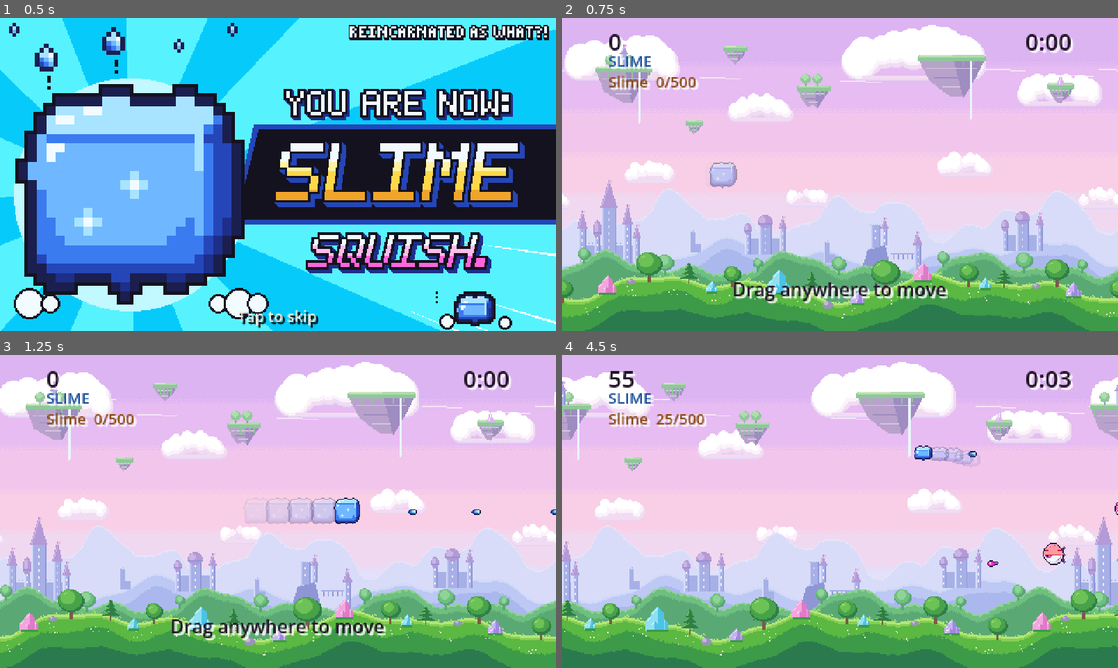
Above: before the commit, frames 1-4 (two rows, left to right).
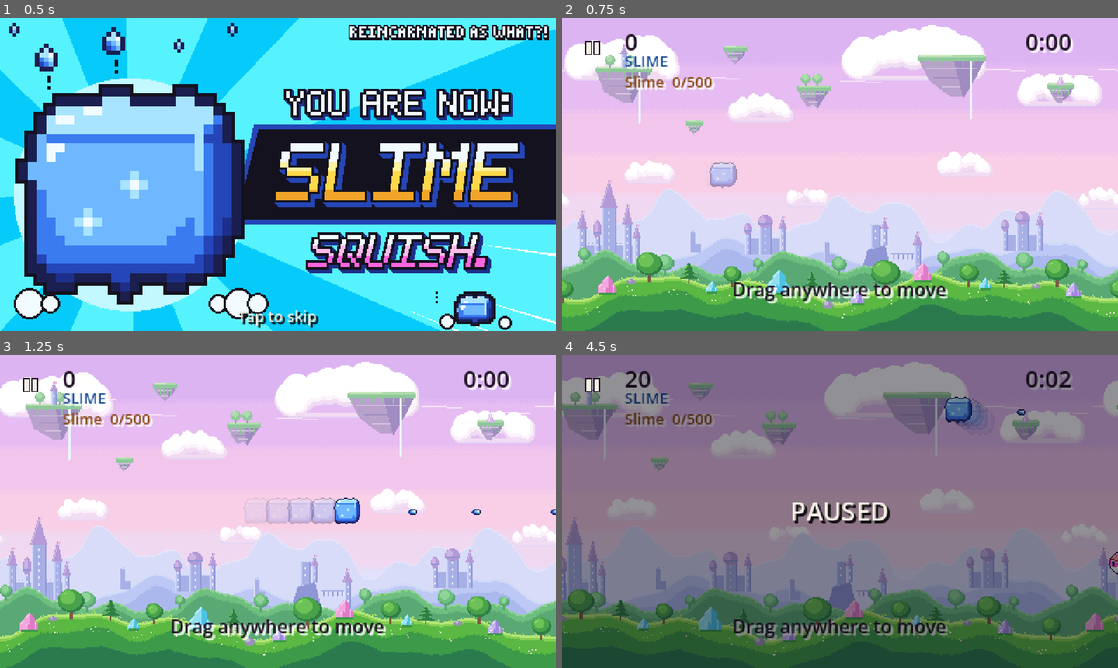
Above: after the commit, the same moments.

Repository: thongdo05/reincarnated-as-what
Game: Godot game, scene res://scenes/main.tscn
The game is run twice, just before and just after one commit, with the same random seed, the same clock (stepped at 60 frames per second) and the same inputs.
Inputs (mouse positions are in pixels of both pictures, inside the frame that each line leads up to):
- Up to frame 1 (0.5 s): no input
- Up to frame 2 (0.75 s): tap Enter at 0.5 s; move the mouse to (962, 158) at 0.52 s; hold D from 0.53 s (still down); tap P at 0.6 s; click (962, 158) at 0.67 s
- Up to frame 3 (1.25 s): keep holding D
- Up to frame 4 (4.5 s): release D at 1.25 s; click (589, 386) at 1.27 s; drag from (728, 527) to (812, 574) at 2.02 s; move the mouse to (895, 442) at 2.77 s; hold D 2.78-3.5 s; tap P at 2.85, 4.35 s; click (895, 442) at 2.92 s; drag from (812, 574) to (673, 464) at 3.52 s; move the mouse to (1006, 558) at 4.27 s; hold A from 4.28 s (still down); click (1006, 558) at 4.42 s

Frame 1 is identical in both runs. In frame 2, 1.2% of the frame differs, in the area x 4-28%, y 5-23%; in frame 3, 1.2%; in frame 4, 100%, in the area x 0-100%, y 0-100%.

Commit message:
Give the 18px pause mark a 44-point touch target.
The glyph stays 18 pixels and is not scaled. The control around it is at least 44 points on an iPhone, and a tap there pauses instead of dragging the ship.

Co-authored-by: thongdo05 <thongdo05@users.noreply.github.com>

Diff:
--- a/scripts/game.gd
+++ b/scripts/game.gd
@@ -5,6 +5,9 @@
 const GRAZE_PAD := 22.0
 const SPLIT_IFRAMES := 1.15
 const REGROW_IFRAMES := 0.45
+## The pause glyph stays 18 viewport pixels. The control around it is the touch target.
+const PAUSE_ART_PX := 18.0
+const PAUSE_MIN_PT := 44.0
 
 const PHASE_REVEAL := 0
 const PHASE_PLAY := 1
@@ -59,6 +62,10 @@
 var _restart_button: Button
 var _loot_label: Label
 var _rotate: Control
+var _paused := false
+var _pause_button: Button
+var _pause_icon: TextureRect
+var _pause_overlay: Control
 
 func _ready() -> void:
 	texture_filter = CanvasItem.TEXTURE_FILTER_NEAREST
@@ -250,6 +257,44 @@
 	rotate_body.text = "This run flies sideways."
 	rotate_body.horizontal_alignment = HORIZONTAL_ALIGNMENT_CENTER
 	rotate_column.add_child(rotate_body)
+
+	_pause_overlay = Control.new()
+	_pause_overlay.set_anchors_preset(Control.PRESET_FULL_RECT)
+	_pause_overlay.visible = false
+	_pause_overlay.mouse_filter = Control.MOUSE_FILTER_IGNORE
+	_hud.add_child(_pause_overlay)
+	var pause_dim := ColorRect.new()
+	pause_dim.color = Color(0.04, 0.03, 0.07, 0.45)
+	pause_dim.set_anchors_preset(Control.PRESET_FULL_RECT)
+	pause_dim.mouse_filter = Control.MOUSE_FILTER_IGNORE
+	_pause_overlay.add_child(pause_dim)
+	var pause_label := _make_label(22, Color("f4efe4"))
+	pause_label.text = "PAUSED"
+	pause_label.horizontal_alignment = HORIZONTAL_ALIGNMENT_CENTER
+	pause_label.vertical_alignment = VERTICAL_ALIGNMENT_CENTER
+	pause_label.set_anchors_preset(Control.PRESET_FULL_RECT)
+	_pause_overlay.add_child(pause_label)
+
+	_pause_button = Button.new()
+	_pause_button.focus_mode = Control.FOCUS_NONE
+	_pause_button.flat = true
+	_pause_button.mouse_filter = Control.MOUSE_FILTER_STOP
+	_pause_button.z_index = 2
+	var empty := StyleBoxEmpty.new()
+	for state in ["normal", "hover", "pressed", "focus", "disabled"]:
+		_pause_button.add_theme_stylebox_override(state, empty)
+	_pause_button.pressed.connect(_toggle_pause)
+	_hud.add_child(_pause_button)
+	_pause_icon = TextureRect.new()
+	_pause_icon.texture = _make_pause_icon()
+	_pause_icon.texture_filter = CanvasItem.TEXTURE_FILTER_NEAREST
+	_pause_icon.mouse_filter = Control.MOUSE_FILTER_IGNORE
+	_pause_icon.stretch_mode = TextureRect.STRETCH_KEEP
+	_pause_icon.expand_mode = TextureRect.EXPAND_IGNORE_SIZE
+	_pause_icon.size = Vector2(PAUSE_ART_PX, PAUSE_ART_PX)
+	_pause_icon.custom_minimum_size = Vector2(PAUSE_ART_PX, PAUSE_ART_PX)
+	_pause_button.add_child(_pause_icon)
+	_layout_pause(_viewport_size())
 	_refresh_hud()
 
 func _make_label(size: int, color: Color) -> Label:
@@ -271,7 +316,11 @@
 	return window_size.y > window_size.x
 
 func _unhandled_input(event: InputEvent) -> void:
-	if wants_rotate(_viewport_size()):
+	if event is InputEventKey and event.pressed and not event.echo:
+		if event.keycode == KEY_ESCAPE or event.keycode == KEY_P:
+			_toggle_pause()
+			return
+	if _paused or wants_rotate(_viewport_size()):
 		return
 	if event is InputEventScreenTouch:
 		_on_screen_touch(event)
@@ -283,6 +332,10 @@
 		_on_mouse_motion(event)
 
 func _on_screen_touch(event: InputEventScreenTouch) -> void:
+	if _hits_pause(event.position):
+		if not event.pressed and event.index == _primary_touch:
+			_primary_touch = -1
+		return
 	if event.pressed:
 		if _primary_touch == -1:
 			_primary_touch = event.index
@@ -296,6 +349,10 @@
 	_drag_accum += event.relative
 
 func _on_mouse_button(event: InputEventMouseButton) -> void:
+	if _hits_pause(event.position):
+		if not event.pressed:
+			_mouse_down = false
+		return
 	if _primary_touch != -1:
 		return
 	_mouse_down = event.pressed
@@ -317,9 +374,14 @@
 	var size := _viewport_size()
 	if _rotate != null and wants_rotate(size):
 		_rotate.visible = true
+		if _pause_button != null:
+			_pause_button.visible = false
 		return
 	if _rotate != null:
 		_rotate.visible = false
+	_layout_pause(size)
+	if _paused:
+		return
 	delta = clampf(delta, 0.0, 0.033)
 	_background.tick(delta, size)
 	_combat.tick(delta)
@@ -562,6 +624,11 @@
 		return
 	killer_name = name
 	phase = PHASE_DEAD
+	_paused = false
+	if _pause_overlay != null:
+		_pause_overlay.visible = false
+	if _pause_button != null:
+		_pause_button.visible = false
 	_player.alive = false
 	_player.visible = false
 	_hint_label.visible = false
@@ -686,6 +753,88 @@
 func _on_restart() -> void:
 	get_tree().reload_current_scene()
 
+## Integer viewport scale for stretch mode "viewport", aspect "keep".
+## One returned unit is one window pixel per viewport pixel. Godot never goes below 1.
+func visible_pixel_scale(viewport: Vector2, window: Vector2) -> float:
+	if window.x < 1.0 or window.y < 1.0 or viewport.x < 1.0 or viewport.y < 1.0:
+		return 1.0
+	var viewport_aspect := viewport.x / viewport.y
+	var window_aspect := window.x / window.y
+	var screen := window
+	if not is_equal_approx(viewport_aspect, window_aspect):
+		if viewport_aspect < window_aspect:
+			screen = Vector2(floorf(window.y * viewport_aspect), window.y)
+		else:
+			screen = Vector2(window.x, floorf(window.x / viewport_aspect))
+	var scale := minf(floorf(screen.x / viewport.x), floorf(screen.y / viewport.y))
+	return maxf(scale, 1.0)
+
+## Viewport pixels that cover at least 44 points on this window.
+## The floor is 44 viewport pixels: on a phone, one game pixel is at most one point,
+## and an 18px glyph would otherwise be an 18pt target.
+func pause_hit_px(viewport: Vector2, window: Vector2, screen_scale: float) -> float:
+	var pixel_scale := visible_pixel_scale(viewport, window)
+	var safe_screen := screen_scale if screen_scale >= 1.0 else 1.0
+	var points_per_px := pixel_scale / safe_screen
+	var from_points := PAUSE_MIN_PT / points_per_px
+	return maxf(ceilf(from_points), PAUSE_MIN_PT)
+
+func apply_pause_layout(viewport: Vector2, window: Vector2, screen_scale: float) -> void:
+	if _pause_button == null or _pause_icon == null:
+		return
+	var hit := pause_hit_px(viewport, window, screen_scale)
+	var control_size := Vector2(hit, hit)
+	_pause_button.position = Vector2(4, 4)
+	_pause_button.size = control_size
+	_pause_button.custom_minimum_size = control_size
+	var art := Vector2(PAUSE_ART_PX, PAUSE_ART_PX)
+	_pause_icon.scale = Vector2.ONE
+	_pause_icon.size = art
+	_pause_icon.custom_minimum_size = art
+	_pause_icon.position = (control_size - art) * 0.5
+	var left := _pause_button.position.x + control_size.x + 6.0
+	if _score_label != null:
+		_score_label.position = Vector2(left, 6)
+	if _form_label != null:
+		_form_label.position = Vector2(left, 28)
+	if _loot_label != null:
+		_loot_label.position = Vector2(left, 46)
+	var show := phase == PHASE_PLAY or _paused
+	_pause_button.visible = show
+	if _pause_overlay != null:
+		_pause_overlay.visible = _paused
+
+func _layout_pause(viewport: Vector2) -> void:
+	var window := DisplayServer.window_get_size()
+	apply_pause_layout(viewport, Vector2(window), DisplayServer.screen_get_scale())
+
+func _hits_pause(point: Vector2) -> bool:
+	if _pause_button == null or not _pause_button.visible:
+		return false
+	return Rect2(_pause_button.position, _pause_button.size).has_point(point)
+
+func _toggle_pause() -> void:
+	if phase != PHASE_PLAY and not _paused:
+		return
+	_paused = not _paused
+	_drag_accum = Vector2.ZERO
+	_mouse_down = false
+	_primary_touch = -1
+	_layout_pause(_viewport_size())
+
+func _make_pause_icon() -> Texture2D:
+	var image := Image.create(int(PAUSE_ART_PX), int(PAUSE_ART_PX), false, Image.FORMAT_RGBA8)
+	image.fill(Color(0, 0, 0, 0))
+	var ink := Color("241428")
+	var paper := Color("f4efe4")
+	# Two 4px bars inside a 1px outline. The texture stays 18x18 and is never scaled.
+	for bar_x in [3, 10]:
+		for y in range(3, 15):
+			for x in range(bar_x, bar_x + 6):
+				var inside: bool = x >= bar_x + 1 and x < bar_x + 5 and y >= 4 and y < 14
+				image.set_pixel(x, y, paper if inside else ink)
+	return ImageTexture.create_from_image(image)
+
 func _overlaps(a: Vector2, a_radius: float, b: Vector2, b_radius: float) -> bool:
 	var reach := a_radius + b_radius
 	return a.distance_squared_to(b) <= reach * reach
--- a/tests/smoke.gd
+++ b/tests/smoke.gd
@@ -26,7 +26,7 @@
 	if _done or _unit_failed > 0:
 		return false
 	_done = true
-	var failed := _unit_failed + _check_play() + _check_death_card()
+	var failed := _unit_failed + _check_play() + _check_death_card() + _check_pause()
 	if failed > 0:
 		push_error("%d smoke checks failed" % failed)
 		quit(1)
@@ -803,6 +803,92 @@
 	game.free()
 	return failed
 
+func _check_pause() -> int:
+	var failed := 0
+	var packed: PackedScene = load("res://scenes/main.tscn")
+	var game := packed.instantiate()
+	game.process_mode = Node.PROCESS_MODE_DISABLED
+	root.add_child(game)
+	var step := 1.0 / 60.0
+	for _i in 100:
+		game._process(step)
+	if int(game.phase) != 1 or game._pause_button == null or game._pause_icon == null:
+		push_error("pause check did not reach play with a pause control")
+		root.remove_child(game)
+		game.free()
+		return 1
+	var viewport := Vector2(480, 270)
+	# iPhone 14 landscape, CSS points times a 3x screen. Godot's web export
+	# reports the canvas in device pixels and the scale as devicePixelRatio.
+	var iphone := Vector2(2532, 1170)
+	var hit: float = game.pause_hit_px(viewport, iphone, 3.0)
+	var pixel_scale: float = game.visible_pixel_scale(viewport, iphone)
+	var points := hit * pixel_scale / 3.0
+	if hit + 0.01 < 44.0 or points + 0.01 < 44.0:
+		push_error("iPhone pause target should be at least 44pt (hit %s points %s scale %s)" % [hit, points, pixel_scale])
+		failed += 1
+	var se_hit: float = game.pause_hit_px(viewport, Vector2(1334, 750), 2.0)
+	var se_scale: float = game.visible_pixel_scale(viewport, Vector2(1334, 750))
+	if se_hit * se_scale / 2.0 + 0.01 < 44.0:
+		push_error("iPhone SE pause target shrank under 44pt")
+		failed += 1
+	game.apply_pause_layout(viewport, iphone, 3.0)
+	var button: Button = game._pause_button
+	if button.size.x + 0.01 < 44.0 or button.size.y + 0.01 < 44.0:
+		push_error("pause control is smaller than 44px (%s)" % button.size)
+		failed += 1
+	if button.mouse_filter != Control.MOUSE_FILTER_STOP:
+		push_error("pause control should take the touch")
+		failed += 1
+	var icon: TextureRect = game._pause_icon
+	if icon.texture == null or icon.texture.get_width() != 18 or icon.texture.get_height() != 18:
+		push_error("pause art should stay 18 px")
+		failed += 1
+	if absf(icon.size.x - 18.0) > 0.01 or absf(icon.size.y - 18.0) > 0.01 or absf(icon.scale.x - 1.0) > 0.01 or absf(icon.scale.y - 1.0) > 0.01:
+		push_error("pause art should not be scaled (size %s scale %s)" % [icon.size, icon.scale])
+		failed += 1
+	var icon_rect := Rect2(button.position + icon.position, icon.size)
+	var pad := button.position + Vector2(2, 2)
+	if not Rect2(button.position, button.size).has_point(pad):
+		push_error("pause padding should be inside the control")
+		failed += 1
+	if icon_rect.has_point(pad):
+		push_error("the 44px target should extend past the 18px art")
+		failed += 1
+	if not game._hits_pause(pad):
+		push_error("a touch on the padding should hit pause")
+		failed += 1
+	var elapsed_before := float(game.elapsed)
+	game._toggle_pause()
+	for _i in 30:
+		game._process(step)
+	if not game._paused or float(game.elapsed) > elapsed_before + 0.001:
+		push_error("pause should freeze the run")
+		failed += 1
+	game._toggle_pause()
+	game._process(step)
+	if game._paused or float(game.elapsed) <= elapsed_before:
+		push_error("resume should advance the run")
+		failed += 1
+	var ship_before: Vector2 = game._player.position
+	var touch := InputEventScreenTouch.new()
+	touch.index = 0
+	touch.pressed = true
+	touch.position = game._pause_button.position + Vector2(2, 2)
+	game._unhandled_input(touch)
+	var drag := InputEventScreenDrag.new()
+	drag.index = 0
+	drag.relative = Vector2(40, -24)
+	drag.position = touch.position + drag.relative
+	game._unhandled_input(drag)
+	game._process(step)
+	if game._player.position.distance_to(ship_before) > 8.0:
+		push_error("a pause touch should not drag the ship (%s -> %s)" % [ship_before, game._player.position])
+		failed += 1
+	root.remove_child(game)
+	game.free()
+	return failed
+
 func _sample(id: int, drag: Vector2, bounds: Rect2, frames: int) -> Vector2:
 	var ship := PlayerShip.new()
 	ship.setup(id, Vector2(120, 500))
